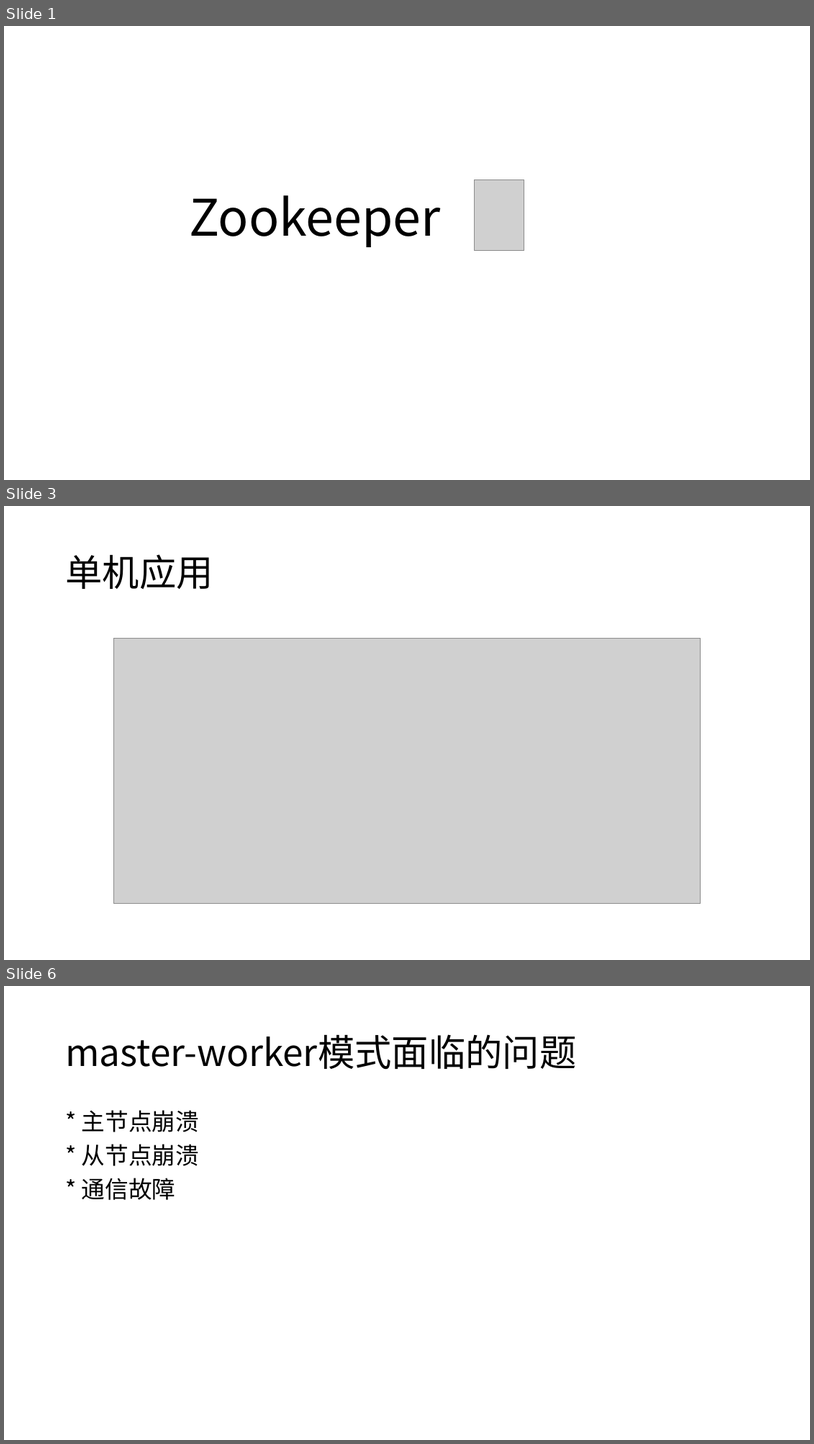
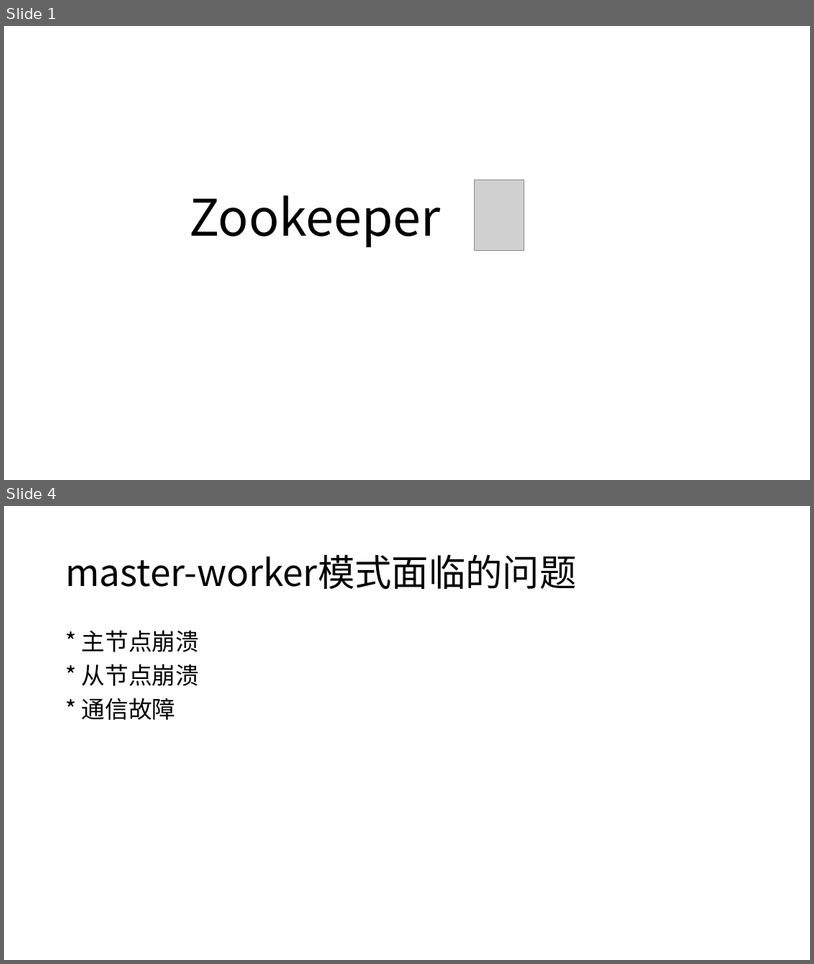
Before and after one commit to moxingwang/zookeeper, a slide deck: zookeeper.pptx. Shown one above the other, each under a label of ours: slides 1, 3 and 6 before the commit, slides 1 and 4 after it; the slides between them are not shown. The pictures are 814x1444 and 814x964 pixels, drawn with LibreOffice and Linux fonts; fonts in the diff are those of the drawing; grey boxes stand for pictures. Boxes give left, top, right and bottom in pixels: in the first picture for what was removed or moved away, otherwise in the second. Text is boxed around its words. In the diff, an @@ line names an element or a change of style, - is before the commit and + after.

```diff
--- a/zookeeper.pptx
+++ b/zookeeper.pptx
@@ slide 3 removed at (4,506,810,960), background #FFFFFF @@
@@ title removed at (65,554,213,589) @@
-单机应用
@@ picture removed at (114,638,701,903) @@
@@ what was slide 6 is now slide 4 @@
```
Also in this commit, not shown: 4 slides changed, 16 slides added, 1 other slide removed.
